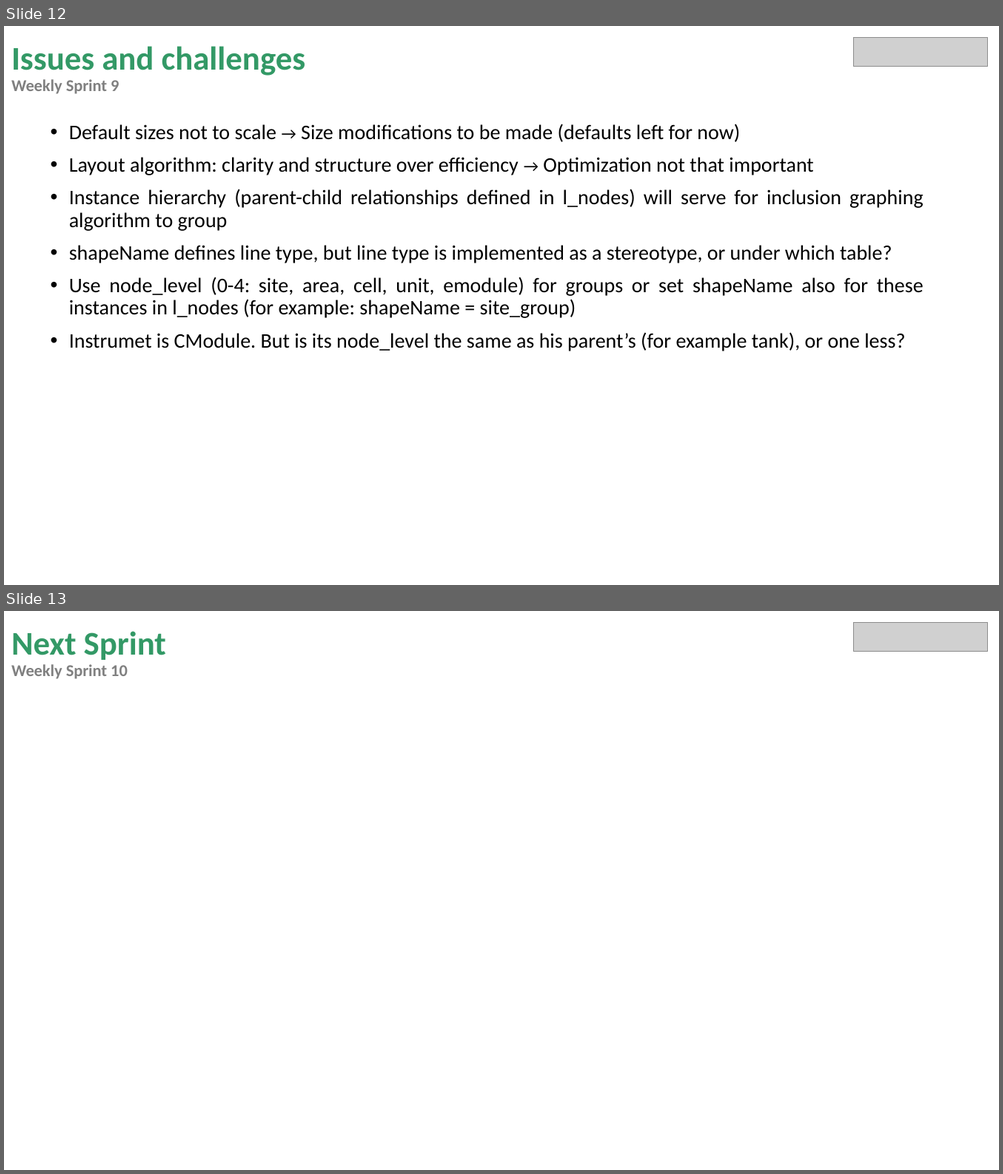
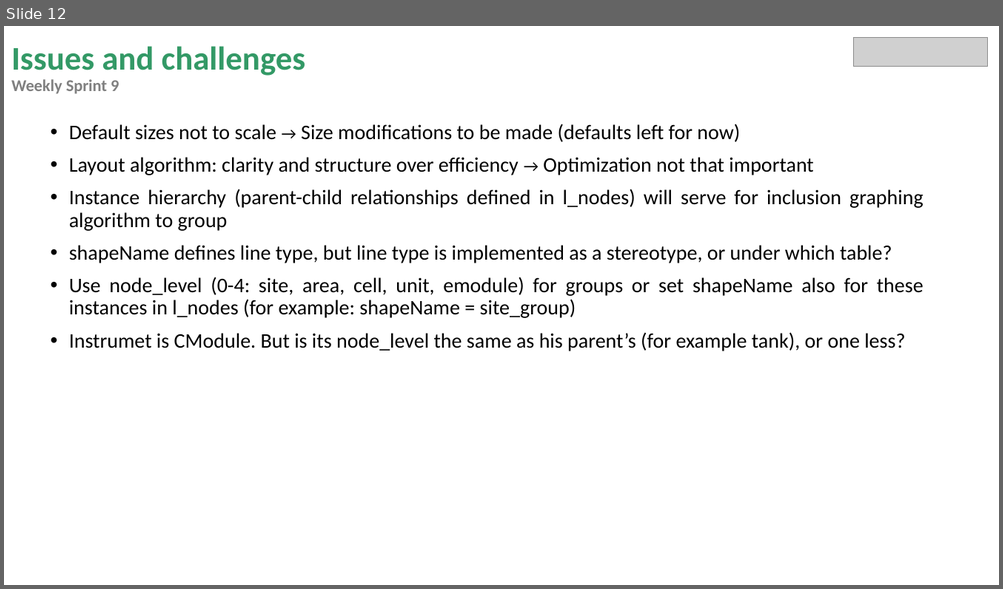
Before and after one commit to miguelrk/tum-mw-bachelorarbeit, a slide deck: 3 Entwicklungsphase/weekly_meeting_9.pptx. Shown one above the other, each under a label of ours: slides 12 and 13 before the commit, slide 12 after it. The pictures are 1003x1174 and 1003x589 pixels, drawn with LibreOffice and Linux fonts; fonts in the diff are those of the drawing; grey boxes stand for pictures. Boxes give left, top, right and bottom in pixels: in the first picture for what was removed or moved away, otherwise in the second. Text is boxed around its words. In the diff, an @@ line names an element or a change of style, - is before the commit and + after.

```diff
--- a/3 Entwicklungsphase/weekly_meeting_9.pptx
+++ b/3 Entwicklungsphase/weekly_meeting_9.pptx
@@ slide 13 removed at (4,611,999,1170), background #FFFFFF @@
@@ title removed at (11,631,166,679) @@
-Next Sprint
-Weekly Sprint 10
@@ picture removed at (854,622,988,651) @@
```
Also in this commit, not shown: 3 other files.
